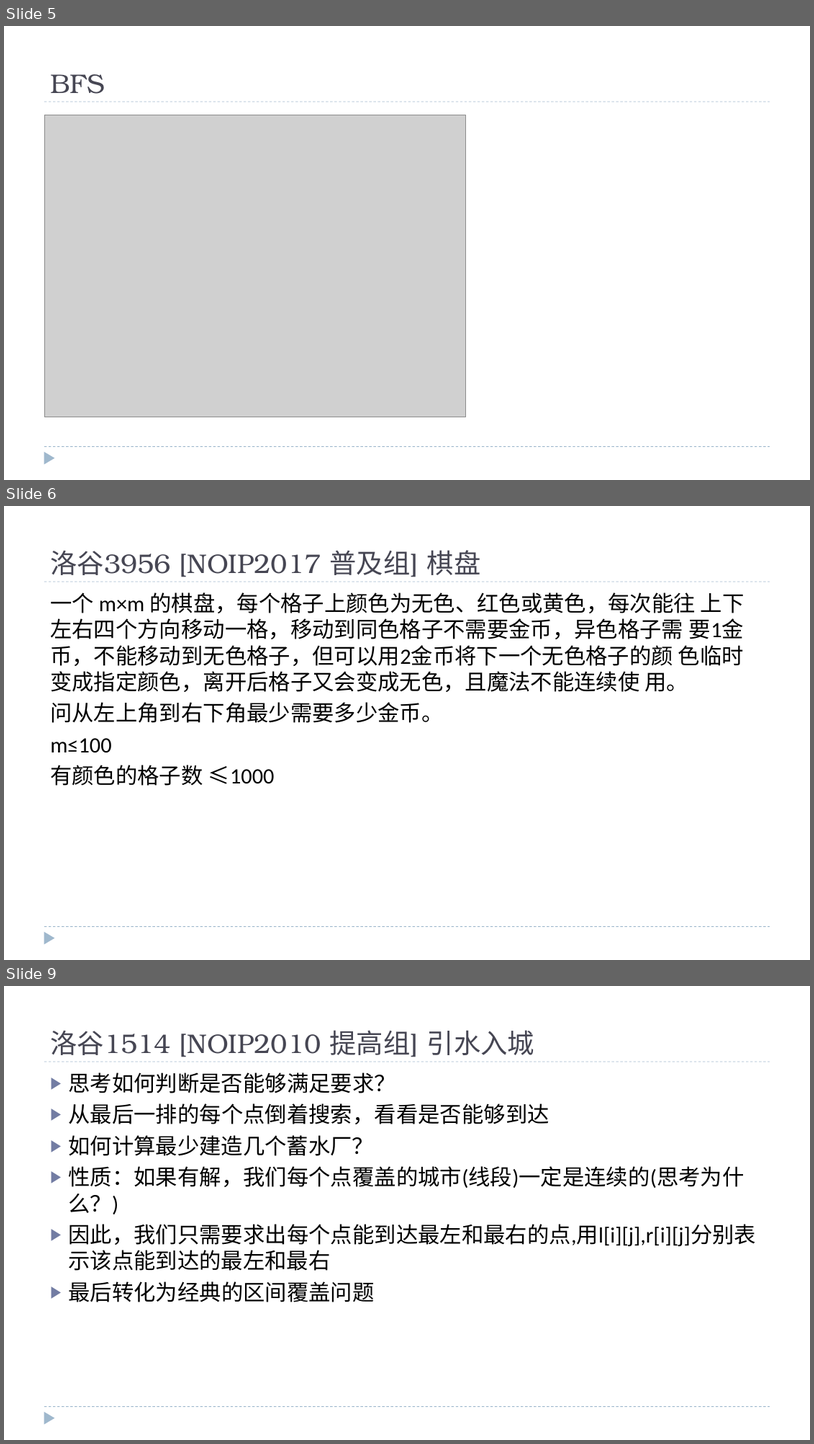
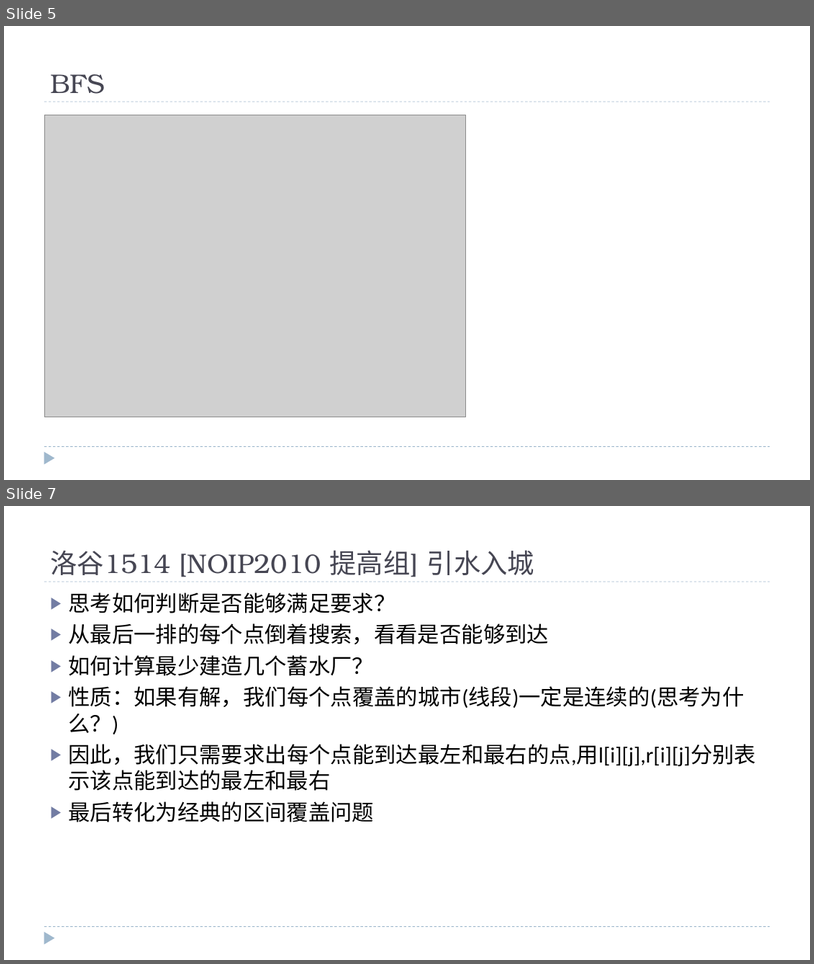
Before and after one commit to fxsc03/-, a slide deck: wd/广度优先搜索及其优化 .pptx. Shown one above the other, each under a label of ours: slides 5, 6 and 9 before the commit, slides 5 and 7 after it; the slides between them are not shown. The pictures are 814x1444 and 814x964 pixels, drawn with LibreOffice and Linux fonts; fonts in the diff are those of the drawing; grey boxes stand for pictures. Boxes give left, top, right and bottom in pixels: in the first picture for what was removed or moved away, otherwise in the second. Text is boxed around its words. In the diff, an @@ line names an element or a change of style, - is before the commit and + after.

```diff
--- a/wd/广度优先搜索及其优化 .pptx
+++ b/wd/广度优先搜索及其优化 .pptx
@@ slide 6 removed at [4, 506, 810, 960], background #FFFFFF; not listed: 3 template elements that a slide beside it also shows @@
@@ title removed at [50, 550, 481, 577] @@
-洛谷3956 [NOIP2017 普及组] 棋盘
@@ text removed at [50, 592, 745, 785] @@
-一个 m×m 的棋盘，每个格子上颜色为无色、红色或黄色，每次能往 上下左右四个方向移动一格，移动到同色格子不需要金币，异色格子需 要1金币，不能移动到无色格子，但可以用2金币将下一个无色格子的颜 色临时变成指定颜色，离开后格子又会变成无色，且魔法不能连续使 用。
-问从左上角到右下角最少需要多少金币。
-m≤100
-有颜色的格子数 ≤1000
@@ what was slide 9 is now slide 7 @@
```
Also in this commit, not shown: 3 slides changed, 1 other slide removed.
